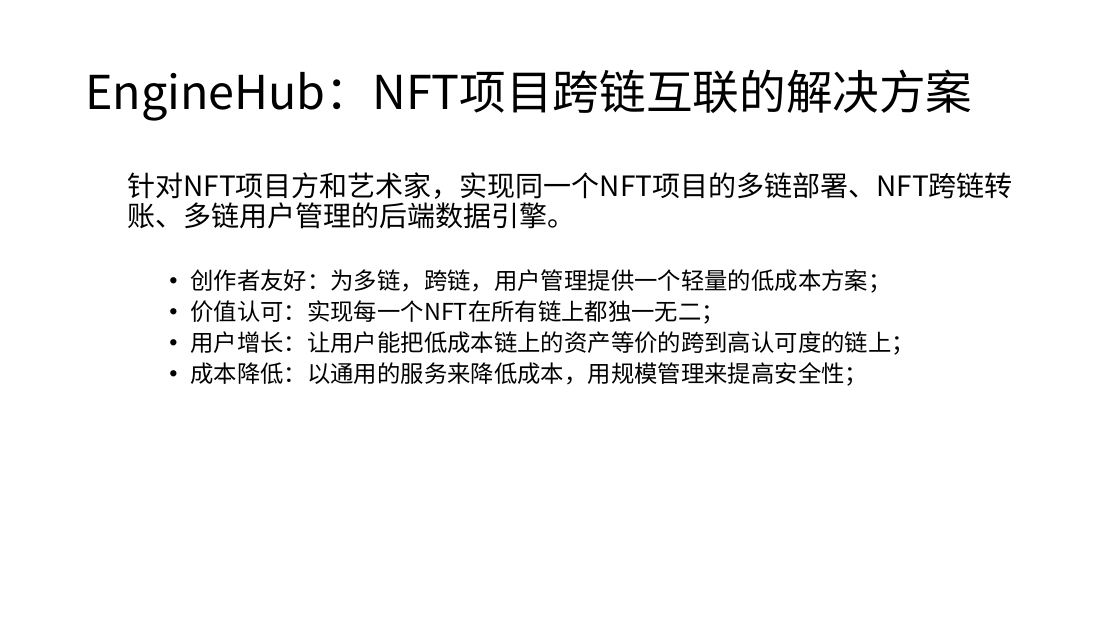
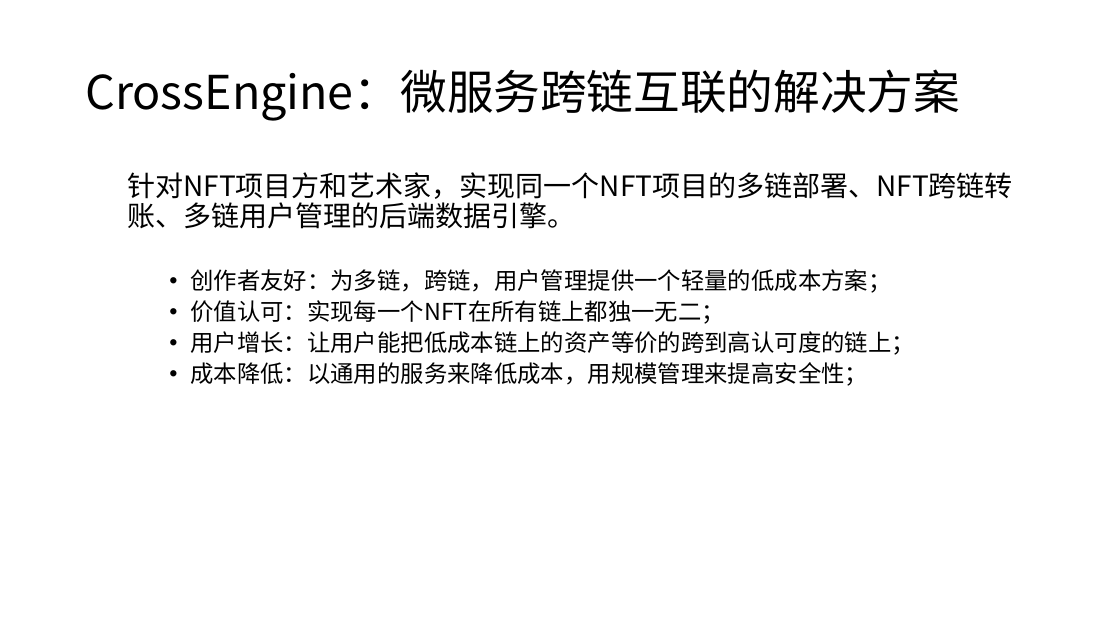
Before and after one commit to liusanchuan/Middleware.web3, a slide deck: slide 10 of doc/Idea.pptx. Drawn at 1120x630 pixels with LibreOffice and Linux fonts; fonts in the diff are those of the drawing. Boxes give left, top, right and bottom in pixels: in the first picture for what was removed or moved away, otherwise in the second. Text is boxed around its words. In the diff, an @@ line names an element or a change of style, - is before the commit and + after.

```diff
--- a/doc/Idea.pptx
+++ b/doc/Idea.pptx
@@ title at box(85, 69, 960, 121): text changed @@
-EngineHub：NFT项目跨链互联的解决方案
+CrossEngine：微服务跨链互联的解决方案
```
Also in this commit, not shown: 6 slides added, 1 slide removed, 1 other file.
